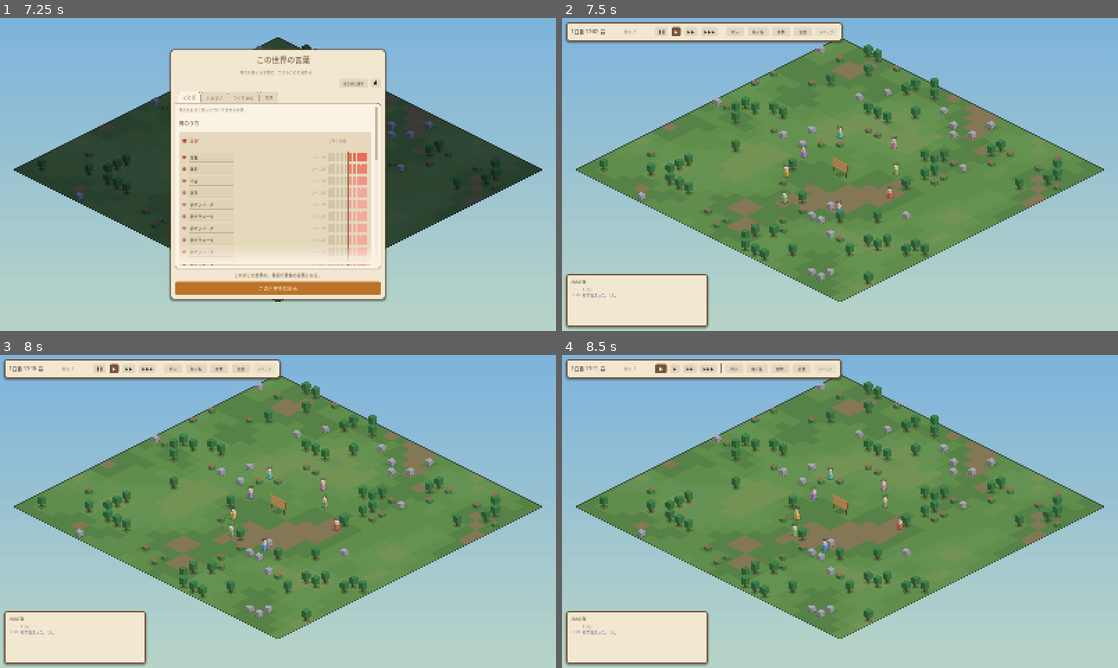
Above: before the commit, frames 1-4 (two rows, left to right).
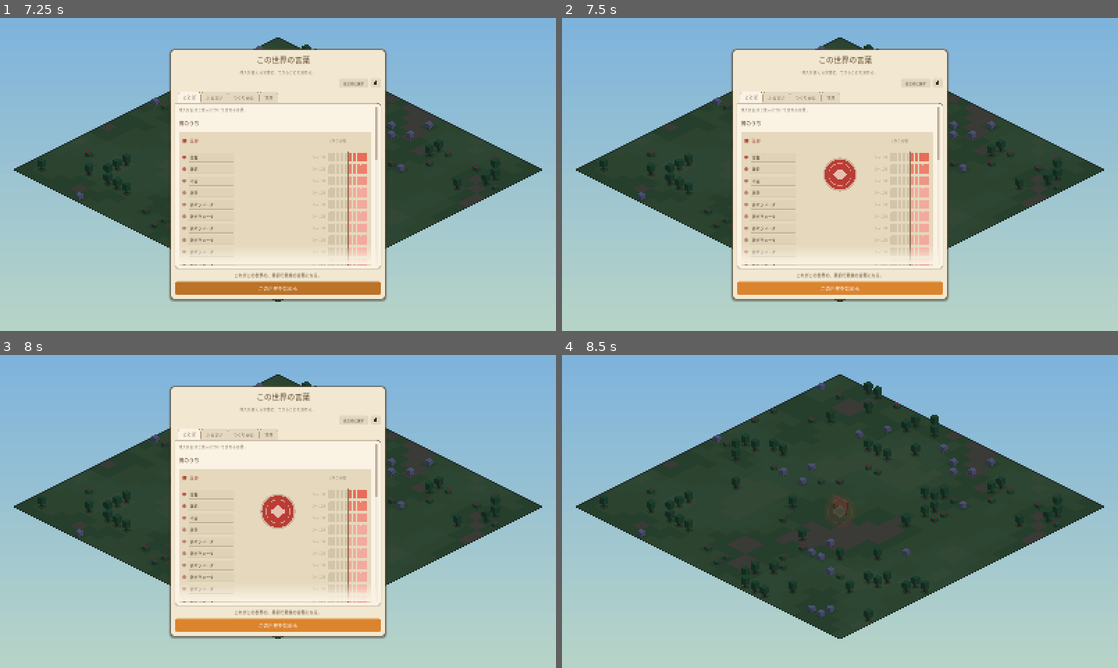
Above: after the commit, the same moments.

Repository: asterisk-cn/world-simulator
Game: Godot game, scene res://scenes/main.tscn
The game is run twice, just before and just after one commit, with the same random seed, the same clock (stepped at 60 frames per second) and the same inputs.
Inputs (mouse positions are in pixels of both pictures, inside the frame that each line leads up to):
- Up to frame 1 (7.25 s): click "はじめに戻す" at 0.5 s; click "はじめに戻す" at 1.25 s; click "＋ ことばを増やす" at 2 s; click "＋ ことばを増やす" at 2.75 s; click "＋ ことばを増やす" at 3.5 s; click "＋ ことばを増やす" at 4.25 s; click "＋ ことばを増やす" at 5 s; click "＋ ことばを増やす" at 5.75 s; click "＋ ことばを増やす" at 6.5 s
- Up to frame 2 (7.5 s): click "この世界を始める" at 7.25 s
- Up to frame 3 (8 s): no input
- Up to frame 4 (8.5 s): click (662, 367) at 8 s, where only the run before the commit has a clickable "❚❚"

Frame 1 is identical in both runs. In frame 2, 54% of the frame differs, in the area x 0-98%, y 1-100%; in frame 3, 54%; in frame 4, 48%.

Commit message:
記録から出来事の場所へ飛べるようにし、貼る／始めるに一拍を置く
- 記録を「いつ・何が」だけでなく「どこで・誰に」（at / who）で持つ。
  行を押すとそこへカメラが寄り、相手が分かっていればその村人を選ぶ。
  行き先を持つ行にだけ下線が付くので、下線そのものが印になる
- 「貼る」を押した瞬間には貼られない。紙が窓から飛び出して世界を横切り、
  掲示板に着いたところで初めて貼られる（world/paper_fly.gd）。窓は押した時点で閉じる
- 「この世界を始める」に一拍。確認のダイアログは挟まず、紙に封蝋が押され
  （ui/seal.gd）、青く沈んでいた世界が目を覚ます。増えたのは操作ではなく時間だけ

Co-Authored-By: Claude Opus 5 <noreply@anthropic.com>

Diff:
--- a/scripts/autoload/event_log.gd
+++ b/scripts/autoload/event_log.gd
@@ -5,6 +5,11 @@
 signal entry_added(entry: Dictionary)
 
 const MAX_ENTRIES := 300
+
+## 場所を持たない出来事（夜になった、など）
+const NOWHERE := Vector2(INF, INF)
+
+var _next_id := 1
 
 var entries: Array = []
 
@@ -16,11 +21,15 @@
 	echo = OS.get_cmdline_user_args().has("--echo-log")
 
 
-func add(text: String, color: Color = Color(0.28, 0.24, 0.19)) -> void:
+## at / who は「その出来事が世界のどこで、誰に起きたか」。
+## これが無いと、記録を読んでから世界を探すことになり、観察する遊びとして順序が逆になる。
+func add(text: String, color: Color = Color(0.28, 0.24, 0.19),
+		at: Vector2 = NOWHERE, who: int = -1) -> void:
 	var e := {
-		"day": SimClock.day, "time": SimClock.clock_text(),
-		"text": text, "color": color,
+		"id": _next_id, "day": SimClock.day, "time": SimClock.clock_text(),
+		"text": text, "color": color, "at": at, "who": who,
 	}
+	_next_id += 1
 	if echo:
 		print("[%d日 %s] %s" % [e["day"], e["time"], text])
 	entries.append(e)
@@ -30,10 +39,23 @@
 
 
 ## 村の姿が変わった出来事（家が建った、など）
-func notable(text: String) -> void:
-	add(text, Color(0.72, 0.44, 0.10))
+func notable(text: String, at: Vector2 = NOWHERE, who: int = -1) -> void:
+	add(text, Color(0.72, 0.44, 0.10), at, who)
 
 
 ## 村人どうしのあいだで起きた出来事
-func social(text: String) -> void:
-	add(text, Color(0.18, 0.44, 0.58))
+func social(text: String, at: Vector2 = NOWHERE, who: int = -1) -> void:
+	add(text, Color(0.18, 0.44, 0.58), at, who)
+
+
+## その出来事に行き先があるか
+static func has_place(e: Dictionary) -> bool:
+	return int(e.get("who", -1)) >= 0 or Vector2(e.get("at", NOWHERE)).x != INF
+
+
+## 記録は古いものから捨てるので、並び位置ではなく id で引く
+func by_id(id: int) -> Dictionary:
+	for e in entries:
+		if int(e["id"]) == id:
+			return e
+	return {}
--- a/scripts/main.gd
+++ b/scripts/main.gd
@@ -24,6 +24,10 @@
 
 var _panning := false
 var _cam_tween: Tween
+
+## 世界の目覚め。0＝まだ言葉を持たない青、1＝動いている世界
+var wake := 0.0
+var _starting := false
 var _next_id := 1
 
 
@@ -53,10 +57,35 @@
 	rules_panel.set_editable(true)
 	_show_setup(true)
 
-	# ヘッドレス観察用。既定の定義のまま即座に始める
+	# ヘッドレス観察用。既定の定義のまま即座に始める（儀式は飛ばす）
 	if OS.get_cmdline_user_args().has("--autostart"):
+		wake = 1.0
 		_start_world.call_deferred()
 
+
+
+## 「この世界を始める」を押してから、実際に時間が動き出すまでの一拍。
+##
+## 確認のダイアログは挟まない（「間違えないか」の話になってしまう）。
+## 紙に封蝋が押され、青く沈んでいた世界が目を覚ます、それだけを見せる。
+func _begin_ritual() -> void:
+	if started or _starting:
+		return
+	_starting = true
+
+	var seal = preload("res://scripts/ui/seal.gd").new()
+	seal.set_anchors_and_offsets_preset(Control.PRESET_FULL_RECT)
+	hud.add_child(seal)
+
+	var tw := create_tween()
+	tw.tween_property(seal, "pop", 1.0, 0.40).set_trans(Tween.TRANS_BACK).set_ease(Tween.EASE_OUT)
+	tw.tween_interval(0.30)
+	tw.tween_property(rules_panel, "modulate:a", 0.0, 0.40)
+	tw.parallel().tween_property(seal, "modulate:a", 0.0, 0.55)
+	tw.tween_callback(_start_world)
+	# 世界が目を覚ます。青く沈めていた色をここで解く
+	tw.tween_property(self, "wake", 1.0, 1.1).set_trans(Tween.TRANS_SINE)
+	tw.tween_callback(seal.queue_free)
 
 
 ## 定義が確定したら村人を置いて世界を動かす。以降、定義は閲覧のみ。
@@ -65,6 +94,7 @@
 		return
 	started = true
 	_show_setup(false)
+	rules_panel.modulate.a = 1.0  # 儀式で薄くした紙は、閲覧用の窓として戻ってくる
 	rules_panel.set_editable(false)
 	_spawn_villagers()
 	SimClock.paused = false
@@ -130,6 +160,8 @@
 	hud = preload("res://scripts/ui/hud.gd").new()
 	add_child(hud)
 	hud.setup(world)
+	hud.jump_requested.connect(_on_jump)
+	hud.god_posted.connect(_on_god_posted)
 
 	inspector = preload("res://scripts/ui/inspector.gd").new()
 	inspector.world = world
@@ -188,7 +220,7 @@
 	hud.add_child(rules)
 	hud.rules_panel = rules
 	rules_panel = rules
-	rules.started.connect(_start_world)
+	rules.started.connect(_begin_ritual)
 	rules.closed.connect(hud.close_panels)
 
 	# CanvasLayer は Control ではないのでテーマが伝わらない。各パネルに直接あてる。
@@ -204,14 +236,16 @@
 	modulate_node.color = Color.WHITE.lerp(night, d * 0.82)
 
 	# 始まる前の世界は、まだ言葉を持たない場所として沈めておく
-	if not started:
-		modulate_node.color = Color(0.44, 0.48, 0.62)
-
-	# 紙のUIは夜でも明るいままだと、観察したい世界より前に出てしまう
+	if wake < 1.0:
+		modulate_node.color = modulate_node.color.lerp(Color(0.44, 0.48, 0.62), 1.0 - wake)
+
+	# 紙のUIは夜でも明るいままだと、観察したい世界より前に出てしまう。
+	# 透明度はその部品自身のもの（儀式の淡出しなど）なので触らない。
 	var dim := Color.WHITE.lerp(Color(0.80, 0.81, 0.88), d)
 	for c in hud.get_children():
 		if c is Control:
-			(c as Control).modulate = dim
+			var ctl := c as Control
+			ctl.modulate = Color(dim.r, dim.g, dim.b, ctl.modulate.a)
 
 
 func _on_night(_day: int) -> void:
@@ -287,9 +321,37 @@
 	inspector.set_subject(selected)
 
 
+## 記録の行から、その出来事が起きた場所へ。
+## 相手が分かっていればその村人を選び、場所しか無ければそこへ寄る。
+func _on_jump(at: Vector2, who: int) -> void:
+	if who >= 0:
+		var v = world.villager_by_id(who)
+		if v != null:
+			_select(v, true)
+			return
+	if at.x != INF:
+		_focus_at(at)
+
+
+## 神が放った紙を世界へ飛ばす。板に着いたところで初めて貼られる。
+func _on_god_posted(from_screen: Vector2, text: String) -> void:
+	if world.board == null:
+		return
+	var paper = preload("res://scripts/world/paper_fly.gd").new()
+	add_child(paper)
+	var to: Vector2 = world.board.position + Vector2(0, -26)
+	paper.setup(get_canvas_transform().affine_inverse() * from_screen, to)
+	paper.landed.connect(func() -> void:
+		world.board.post(-1, "差出人不明", text))
+
+
 func _focus_on(v) -> void:
+	_focus_at(v.position)
+
+
+func _focus_at(at: Vector2) -> void:
 	if _cam_tween != null and _cam_tween.is_valid():
 		_cam_tween.kill()
 	_cam_tween = create_tween()
 	_cam_tween.set_trans(Tween.TRANS_SINE).set_ease(Tween.EASE_OUT)
-	_cam_tween.tween_property(camera, "position", v.position, 0.45)
+	_cam_tween.tween_property(camera, "position", at, 0.45)
--- a/scripts/ui/hud.gd
+++ b/scripts/ui/hud.gd
@@ -1,5 +1,10 @@
 extends CanvasLayer
 ## 上部バー（時計・速度）、イベントログ、掲示板パネル。
+
+signal jump_requested(at: Vector2, who: int)
+
+## 神が紙を放った。画面上のどこから飛び出すかを添える。
+signal god_posted(from_screen: Vector2, text: String)
 
 var world = null
 
@@ -198,7 +203,12 @@
 	_log.scroll_following = true
 	_log.size_flags_vertical = Control.SIZE_EXPAND_FILL
 	_log.add_theme_font_size_override("normal_font_size", 11)
+	# 下線は「ここには行き先がある」の印。全行に付けないので飾りにならない。
+	_log.meta_underlined = true
 	box.add_child(_log)
+	_log.meta_clicked.connect(_on_log_meta)
+	_log.meta_hover_started.connect(_on_meta_hover)
+	_log.meta_hover_ended.connect(_on_meta_unhover)
 
 
 ## 角括弧のタイムスタンプはサーバーログの記法で、「村の記録」の名前と衝突する。
@@ -212,9 +222,29 @@
 		_log.append_text("[color=#%s]──　%d日目　──[/color]\n"
 			% [Color(0.46, 0.41, 0.34, 0.75).to_html(true), day])
 	var col: Color = e["color"]
+	var body := String(e["text"])
+	# 行き先を持つ出来事は、そこへ飛べる。下線がその印。
+	if EventLog.has_place(e):
+		body = "[url=%d]%s[/url]" % [int(e["id"]), body]
 	_log.append_text("[color=#%s]%s[/color]  [color=#%s]%s[/color]\n"
 		% [Color(0.46, 0.41, 0.34, 0.70).to_html(true), String(e["time"]),
-			col.to_html(false), String(e["text"])])
+			col.to_html(false), body])
+
+
+## 記録の行を押したら、その出来事が起きた場所（と相手）へ
+func _on_log_meta(meta: Variant) -> void:
+	var e := EventLog.by_id(int(String(meta)))
+	if e.is_empty():
+		return
+	jump_requested.emit(Vector2(e["at"]), int(e["who"]))
+
+
+func _on_meta_hover(_meta: Variant) -> void:
+	_log.mouse_default_cursor_shape = Control.CURSOR_POINTING_HAND
+
+
+func _on_meta_unhover(_meta: Variant) -> void:
+	_log.mouse_default_cursor_shape = Control.CURSOR_ARROW
 
 
 func _build_board_panel() -> void:
@@ -294,14 +324,19 @@
 	return sb
 
 
+## 押した瞬間に貼られると、神が紙を落とした感じにならない。
+## 紙を世界へ放って、板に着いたところで貼られる（main が受ける）。
 func _submit_post() -> void:
 	if world == null or world.board == null:
 		return
 	var text := _post_text.text.strip_edges()
 	if text == "":
 		return
-	world.board.post(-1, "差出人不明", text)
+	var from: Vector2 = _post_text.get_global_rect().get_center()
 	_post_text.text = ""
+	# 窓を閉じて、紙が板に着くところを世界の上で見せる
+	_show_only(null)
+	god_posted.emit(from, text)
 
 
 func _refresh_board() -> void:
--- /dev/null
+++ b/scripts/ui/seal.gd
@@ -0,0 +1,33 @@
+class_name Seal
+extends Control
+## 世界が始まる合図に、紙へ押される封蝋。
+##
+## 定義を確定させる操作は取り返しがつかない。確認のダイアログを挟むと
+## 「間違えないか」の話になるが、ここで出したいのは重さのほうなので、一拍だけ置く。
+
+var pop := 0.0:
+	set(v):
+		pop = v
+		queue_redraw()
+
+
+func _ready() -> void:
+	mouse_filter = Control.MOUSE_FILTER_IGNORE
+
+
+func _draw() -> void:
+	if pop <= 0.0:
+		return
+	var c := size * 0.5
+	# 押しつけられる瞬間だけ大きく、すぐ紙に沈む
+	var r: float = 46.0 * lerpf(1.7, 1.0, pop)
+	var a: float = clampf(pop * 1.6, 0.0, 1.0)
+	draw_circle(c, r * 1.10, Color(0.52, 0.14, 0.12, 0.22 * a))
+	draw_circle(c, r, Color(0.72, 0.20, 0.17, 0.92 * a))
+	draw_arc(c, r * 0.74, 0.0, TAU, 40, Color(0.95, 0.86, 0.80, 0.55 * a), 2.0)
+	# 中の印は、この世界の地面と同じひし形
+	var d := PackedVector2Array([
+		c + Vector2(0, -r * 0.40), c + Vector2(r * 0.52, 0),
+		c + Vector2(0, r * 0.40), c + Vector2(-r * 0.52, 0),
+	])
+	draw_colored_polygon(Iso.rounded(d, 5.0), Color(0.95, 0.88, 0.82, 0.80 * a))
--- a/scripts/villager/villager.gd
+++ b/scripts/villager/villager.gd
@@ -250,7 +250,8 @@
 	add_item("stone", -Rules.BUILD_STONE)
 	home = world.add_structure(Structure.Kind.HOUSE, c, id, color)
 	memory.record("建築：自分の家を建てた")
-	EventLog.notable("%s が家を建てた" % vname)
+	EventLog.notable("%s が家を建てた" % vname,
+		home.position if home != null else position, id)
 
 
 ## 会話。起きた事実だけを双方に記録する。
--- a/scripts/world/bulletin_board.gd
+++ b/scripts/world/bulletin_board.gd
@@ -35,9 +35,10 @@
 	posts_changed.emit()
 	queue_redraw()
 	if author_id == -1:
-		EventLog.notable("掲示板に差出人不明の張り紙が現れた：「%s」" % text)
+		EventLog.notable("掲示板に差出人不明の張り紙が現れた：「%s」" % text, position)
 	else:
-		EventLog.social("%s が掲示板に貼った：「%s」" % [author_name, text])
+		EventLog.social("%s が掲示板に貼った：「%s」" % [author_name, text],
+			position, author_id)
 	return entry
 
 
--- /dev/null
+++ b/scripts/world/paper_fly.gd
@@ -0,0 +1,48 @@
+class_name PaperFly
+extends Node2D
+## 神が放った紙が、世界の掲示板まで飛んでいく。
+##
+## 押した瞬間に一覧へ行が増えるだけだと、神が紙を落とした感じにならない。
+## 干渉は世界の上で起こす（頭上の吹き出しと同じ考え方）。
+
+signal landed
+
+const DUR := 0.85
+
+var from: Vector2 = Vector2.ZERO
+var to: Vector2 = Vector2.ZERO
+var _t := 0.0
+
+
+func setup(p_from: Vector2, p_to: Vector2) -> void:
+	from = p_from
+	to = p_to
+	position = from
+	z_index = 900
+
+
+func _process(delta: float) -> void:
+	_t = minf(_t + delta / DUR, 1.0)
+	# 放物線。まっすぐ飛ぶと「値が移動した」に見えて、紙が舞う感じにならない
+	var lift := from.lerp(to, 0.5) + Vector2(0, -minf(from.distance_to(to) * 0.32, 190.0))
+	var a := from.lerp(lift, _t)
+	var b := lift.lerp(to, _t)
+	position = a.lerp(b, _t)
+	rotation = sin(_t * PI * 2.4) * 0.30 * (1.0 - _t)
+	queue_redraw()
+	if _t >= 1.0:
+		set_process(false)
+		landed.emit()
+		queue_free()
+
+
+func _draw() -> void:
+	# 世界にある貼り紙と同じ姿。小さくなりながら板に吸い込まれる
+	var s: float = lerpf(1.5, 0.85, _t)
+	var paper := Color(0.99, 0.97, 0.92)
+	ItemIcon.blk(self, Vector2.ZERO, 5.0 * s, 6.4 * s, Color(0.86, 0.60, 0.20))
+	ItemIcon.blk(self, Vector2.ZERO, 4.2 * s, 5.6 * s, paper)
+	for i in range(3):
+		var y := (-2.4 + float(i) * 2.4) * s
+		draw_line(Vector2(-2.6 * s, y), Vector2(2.6 * s, y),
+			Color(0.46, 0.41, 0.34, 0.75), 1.0)
Not shown, added: scripts/ui/seal.gd.uid
Not shown, added: scripts/world/paper_fly.gd.uid
Not shown, changed: DESIGN.md
Not shown, changed: LOG.md
Not shown, changed: REVIEW.md
